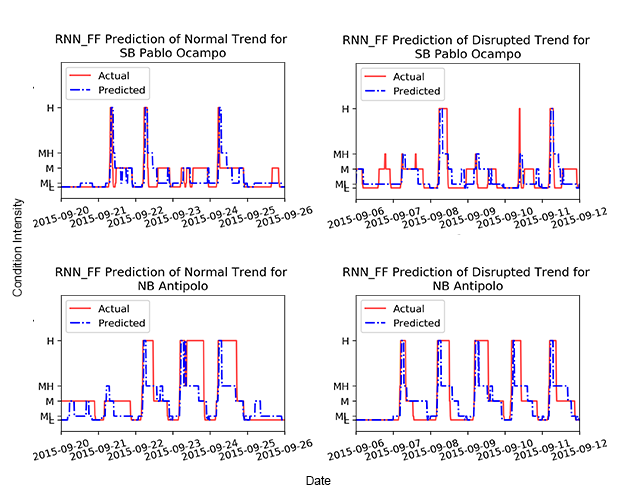
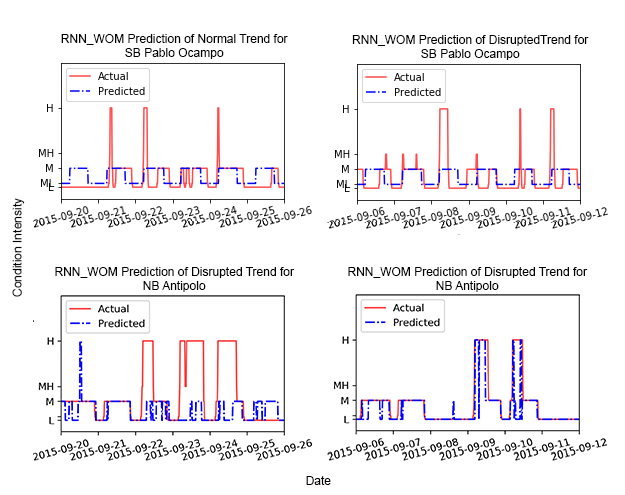
Layers edited between the first and the second 625 × 495 image:
added group "Group 4" with 9 layers above "Group 3" over [33, 34, 608, 454]
added layer "RNN_WOM Prediction of Disrupted Trend for NB Antipolo" (1st of 2, in "Group 4") in group "Group 4" over [348, 267, 588, 292]
added layer "RNN_WOM Prediction of Disrupted Trend for NB Antipolo" (2nd of 2, in "Group 4") in group "Group 4" over [55, 267, 295, 292]
added layer "RNN_WOM Prediction of DisruptedTrend for SB Pablo Ocampo" in group "Group 4" over [352, 35, 589, 60]
added layer "RNN_WOM Prediction of Normal Trend for SB Pablo Ocampo" in group "Group 4" over [61, 34, 288, 59]
added layer "Layer 6" in group "Group 4" over [33, 34, 608, 293]
added layer "RNN_WOM_prediction(9-6_9-12)_Pablo Ocampo_2015" in group "Group 4" over [327, 42, 608, 222]
added layer "RNN_WOM_prediction(9-6_9-12)_Antipolo_2015" in group "Group 4" over [327, 273, 608, 453]
added layer "RNN_WOM_prediction(9-20_9-26)_Pablo Ocampo_2015" in group "Group 4" over [33, 41, 313, 221]
added layer "RNN_WOM_prediction(9-20_9-26)_Antipolo_2015" in group "Group 4" over [33, 274, 313, 454]
